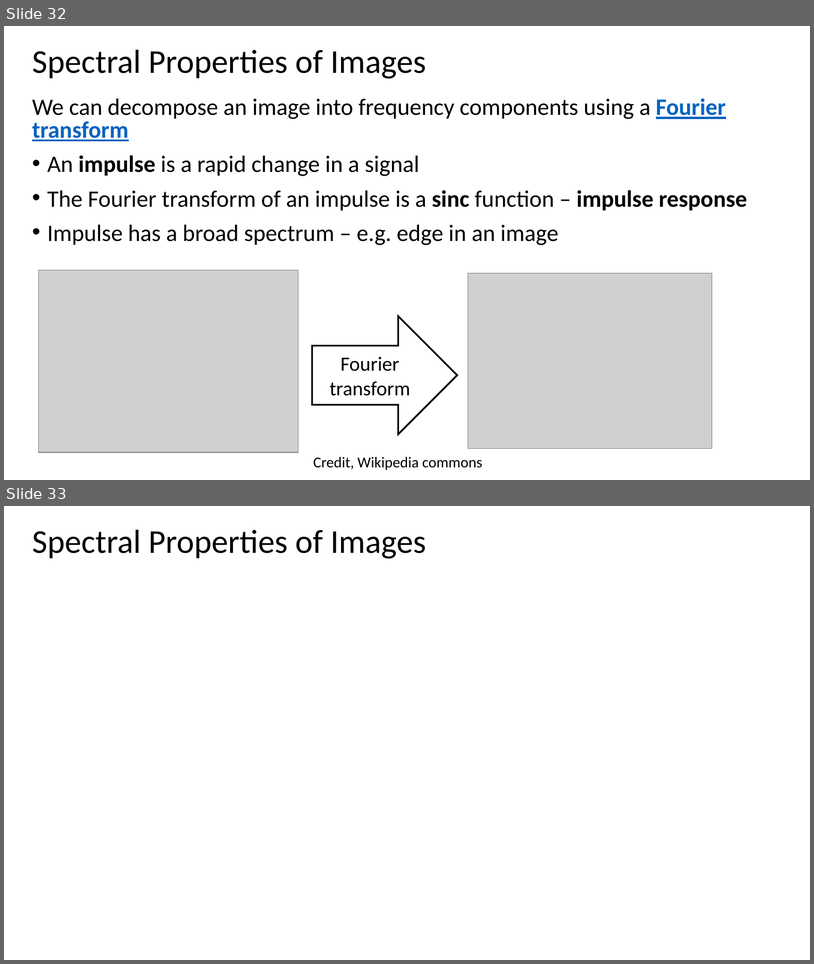
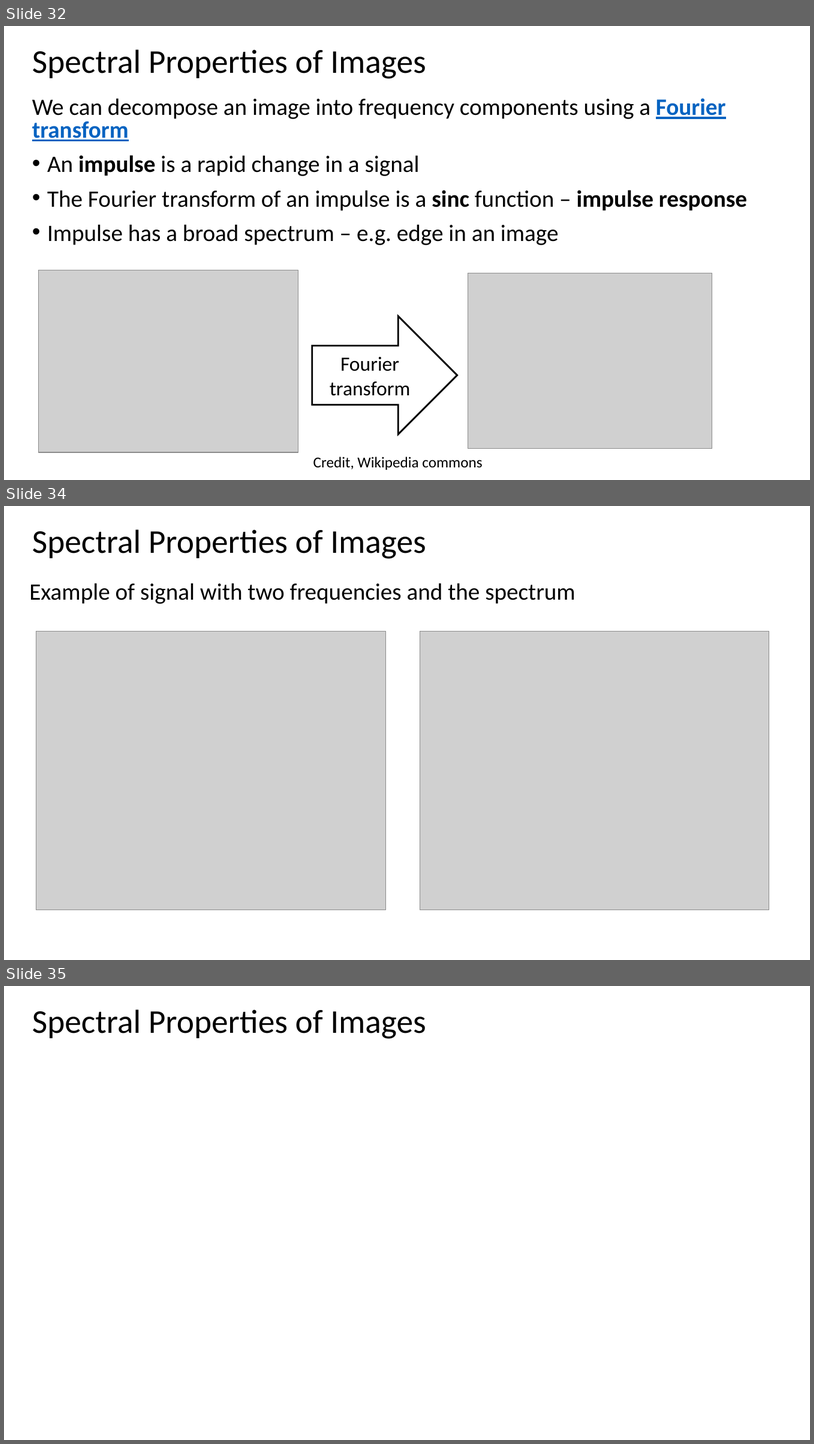
Before and after one commit to StephenElston/CSCI-E25, a slide deck: Slides/2_ConvolutionFilterig.pptx. Shown one above the other, each under a label of ours: slides 32 and 33 before the commit, slides 32, 34 and 35 after it; the slides between them are not shown. The pictures are 814x964 and 814x1444 pixels, drawn with LibreOffice and Linux fonts; fonts in the diff are those of the drawing; grey boxes stand for pictures. Boxes give left, top, right and bottom in pixels: in the first picture for what was removed or moved away, otherwise in the second. Text is boxed around its words. In the diff, an @@ line names an element or a change of style, - is before the commit and + after.

Commit message:
Added Fourier transform example

```diff
--- a/Slides/2_ConvolutionFilterig.pptx
+++ b/Slides/2_ConvolutionFilterig.pptx
@@ slide 34 added at (x1=4, y1=506, x2=810, y2=960), background #FFFFFF @@
@@ title added at (x1=32, y1=529, x2=426, y2=559), 39.6 pt, text #000000 @@
+Spectral Properties of Images
@@ text added at (x1=29, y1=583, x2=575, y2=604), 28 pt, text #000000 @@
+Example of signal with two frequencies and the spectrum
@@ picture added at (x1=36, y1=631, x2=386, y2=910) @@
@@ picture added at (x1=420, y1=631, x2=770, y2=910) @@
@@ what was slide 33 is now slide 35 @@
```
Also in this commit, not shown: 1 other slide added.
